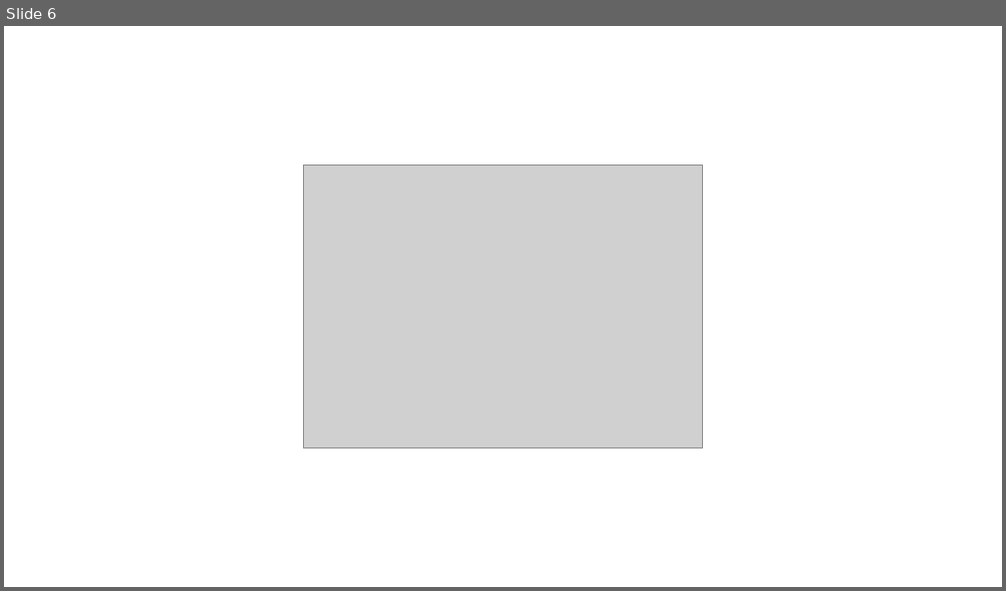
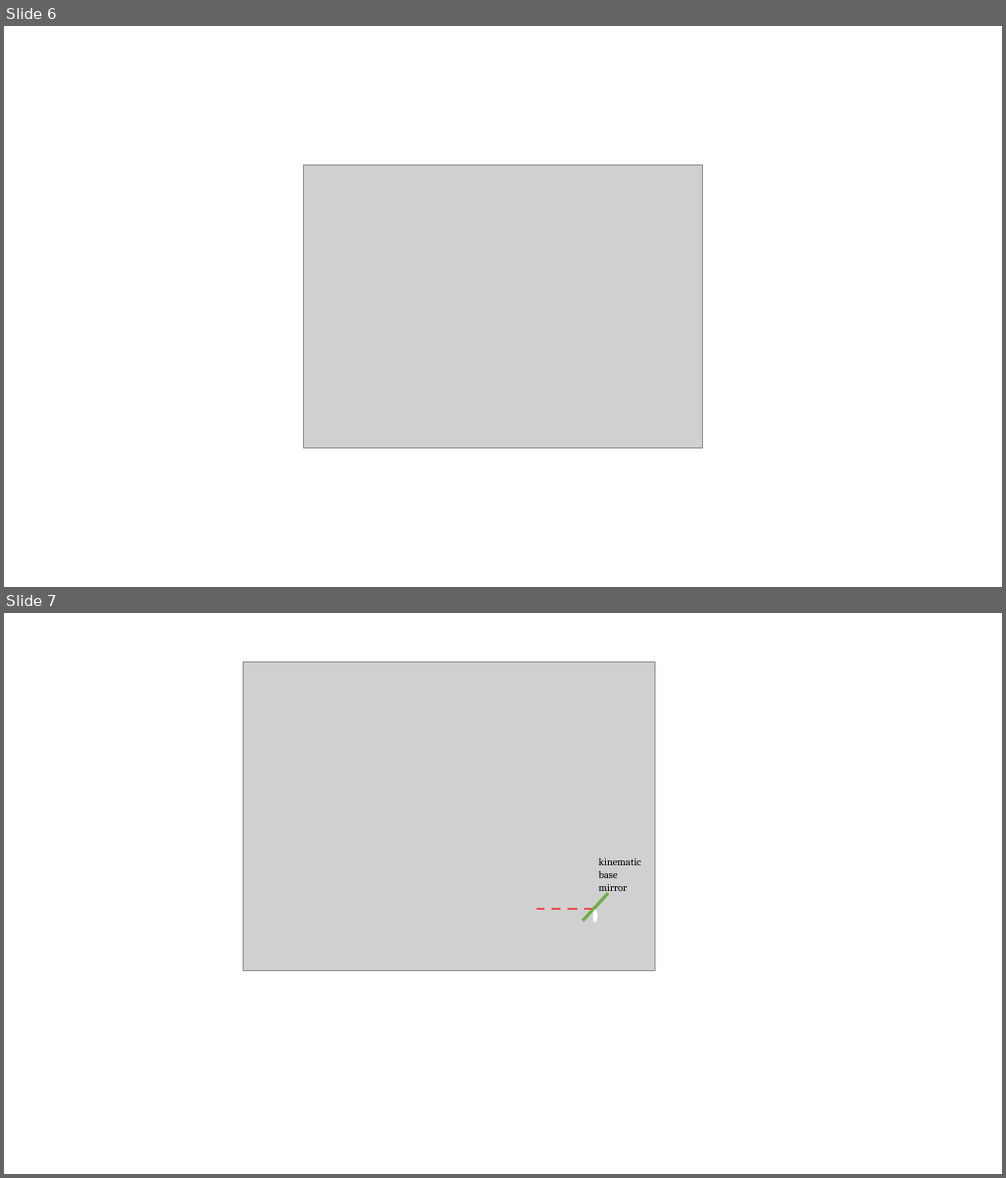
Before and after one commit to dgenkina/Thesis, a slide deck: BEC_DFG figures/RbUpgradesPictures.pptx. Shown one above the other, each under a label of ours: slide 6 before the commit, slides 6 and 7 after it. The pictures are 1006x591 and 1006x1178 pixels, drawn with LibreOffice and Linux fonts; fonts in the diff are those of the drawing; grey boxes stand for pictures. Boxes give left, top, right and bottom in pixels: in the first picture for what was removed or moved away, otherwise in the second. Text is boxed around its words. In the diff, an @@ line names an element or a change of style, - is before the commit and + after.

```diff
--- a/BEC_DFG figures/RbUpgradesPictures.pptx
+++ b/BEC_DFG figures/RbUpgradesPictures.pptx
@@ slide 7 added at (4, 613, 1002, 1174), background #FFFFFF @@
@@ group added at (243, 662, 654, 971): 2 lines, 1 picture, 1 ellipse, 1 text @@
+kinematic
+base
+mirror
```
Also in this commit, not shown: 3 other slides added, 11 other files.
